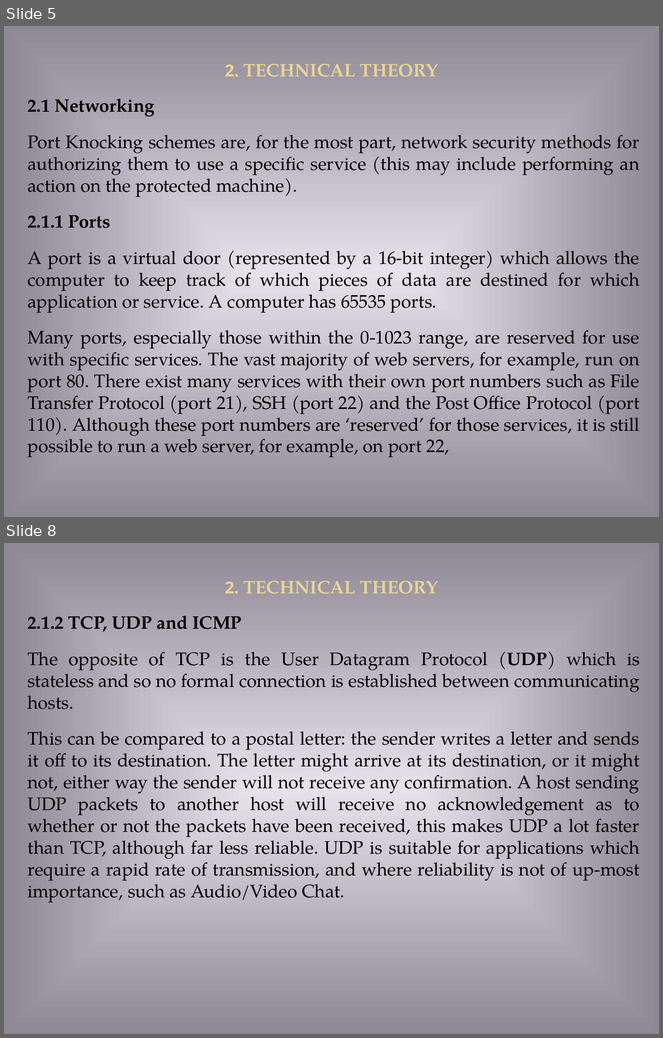
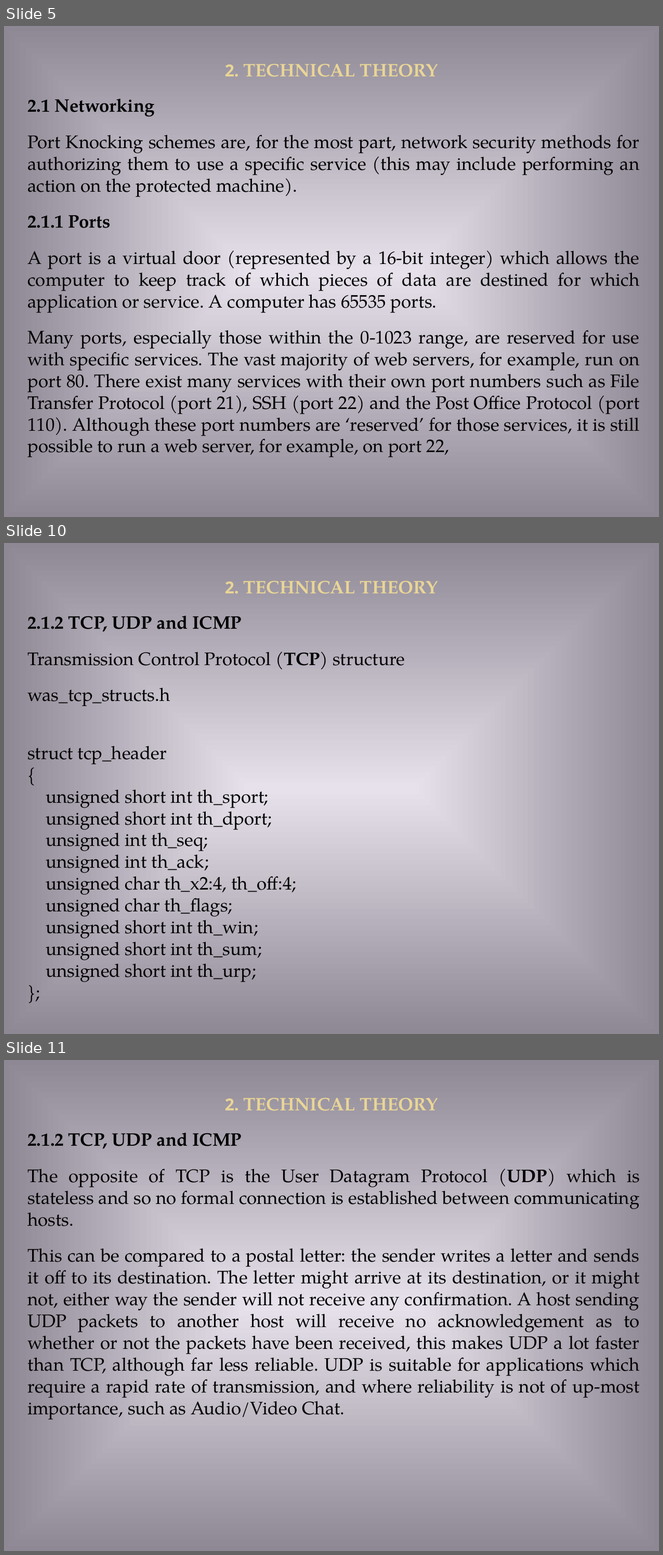
Before and after one commit to ppantelakis/uth_2018a_c_programming_wan_security, a slide deck: Presentation/WAN_SECURITY.ppt. Shown one above the other, each under a label of ours: slides 5 and 8 before the commit, slides 5, 10 and 11 after it; the slides between them are not shown. The pictures are 663x1038 and 663x1555 pixels, drawn with LibreOffice and Linux fonts; fonts in the diff are those of the drawing. Boxes give left, top, right and bottom in pixels: in the first picture for what was removed or moved away, otherwise in the second. Text is boxed around its words. In the diff, an @@ line names an element or a change of style, - is before the commit and + after.

```diff
--- a/Presentation/WAN_SECURITY.ppt
+++ b/Presentation/WAN_SECURITY.ppt
@@ slide 10 added at (4, 543, 659, 1034), background gradient #E6E1EB to #8E8894 @@
@@ text added at (225, 581, 438, 594), 22 pt, text #E9D596, bold @@
+2. TECHNICAL THEORY
@@ text added at (28, 616, 405, 982), 22 pt, text #000000 @@
+2.1.2 TCP, UDP and ICMP
+Transmission Control Protocol (TCP) structure
+was_tcp_structs.h
+struct tcp_header
+{
+unsigned short int th_sport;
+unsigned short int th_dport;
+unsigned int th_seq;
+unsigned int th_ack;
+unsigned char th_x2:4, th_off:4;
+unsigned char th_flags;
+unsigned short int th_win;
+unsigned short int th_sum;
+unsigned short int th_urp;
+};
@@ what was slide 8 is now slide 11 @@
```
Also in this commit, not shown: 2 slides changed, 2 other slides added, 3 other files.
